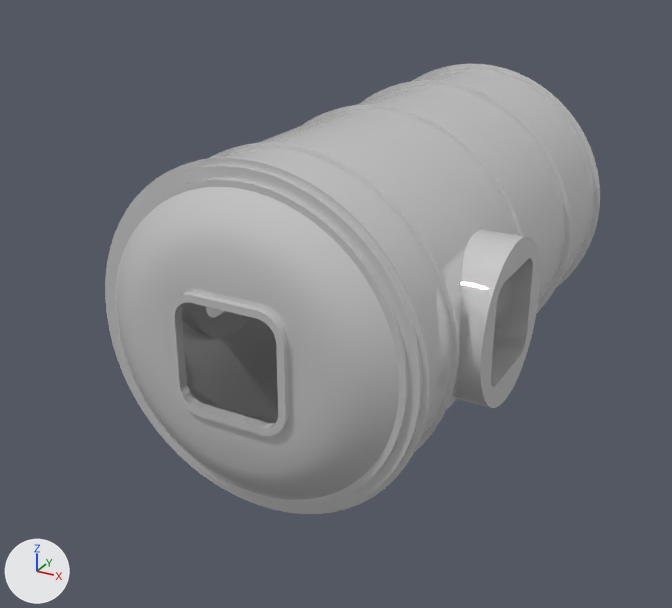
Two versions of the Blender file GatewayIHAB.blend, one commit apart.
Both versions are drawn from a 50 mm camera at (4.54, -9.5, 3.94) aimed at (-0.41, -0.5, -0.56). The axes (+X, +Y, +Z) are drawn at lower left. The lights are the same throughout. The first picture is the older version. Objects named as collision shapes, trigger or cutter boxes, shadow casters or lower levels of detail are left out.

The older version as bpy lines, for what is in view:
```python
me_cylinder_001 = bpy.data.meshes.new('Cylinder.001')
me_cylinder_001.from_pydata(...)  # 4660 vertices, 4632 faces; spans x -1.98..1.98, y -3.34..3.34, z -1.82..1.82
me_cylinder_001.polygons.foreach_set('use_smooth', [True] * 4632)
me_cylinder_001.materials.append(mat_material)  # its picture is missing
ob_ihab = bpy.data.objects.new('IHAB', me_cylinder_001)
ob_ihab.location = (0.0, 0.0, 0.0)
```
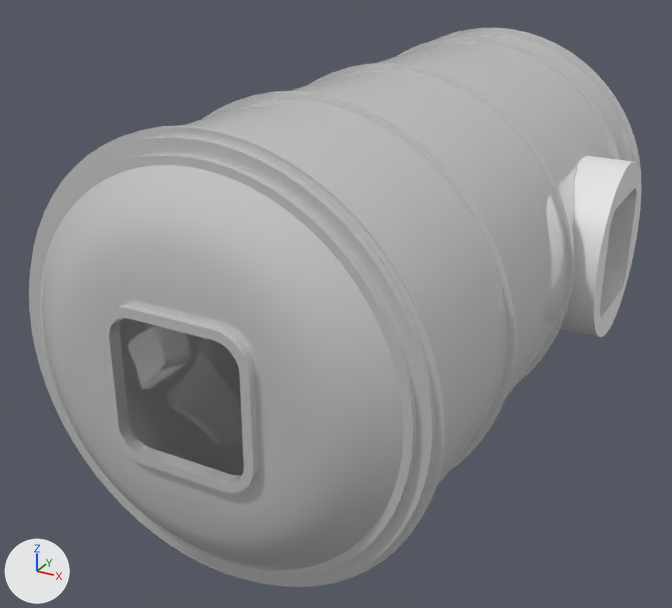
What differs and where, as boxes (x1, y1, x2, y2) in the pictures (672 x 608 px):
'IHAB', reshaped (24% wider, 24% taller): before (105, 63, 600, 514); after (29, 28, 642, 587)
'IHAB.001', added: after (560, 156, 641, 337)
part 1 of me_cylinder_001, rebuilt (24% wider, 24% taller): before (105, 63, 600, 514); after (29, 28, 642, 587)
part 2 of me_cylinder_001, deleted: before (455, 229, 540, 408)
part 3 of me_cylinder_001, deleted: before (182, 302, 250, 337)

Diff of the bpy script that builds the scene:
```diff
--- a/GatewayIHAB.blend.py
+++ b/GatewayIHAB.blend.py
@@ mat_material_001 @@
+mat_material_001 = principled_material('Material.001')
+mat_material_001.base_color = (0.8, 0.8, 0.8)  # white #e7e7e7
@@ me_cylinder_001 @@
 # used by ob_ihab; location = (0.0, 0.0, 0.0)
-me_cylinder_001.from_pydata(...)  # 4660 vertices, 4632 faces; spans x -1.98..1.98, y -3.34..3.34, z -1.82..1.82
+me_cylinder_001.from_pydata(...)  # 4116 vertices, 4124 faces; spans x -2.23..2.23, y -4.08..4.08, z -2.23..2.23
+# me_cylinder_001 part 1: the loose piece of 4116 vertices spanning x -1.82..1.82, y -3.34..3.34, z -1.82..1.82 is rebuilt with 4116 vertices and now spans x -2.23..2.23, y -4.08..4.08, z -2.23..2.23
+# me_cylinder_001 part 2: the loose piece of 272 vertices spanning x 1.42..1.98, y -2.06..-0.3, z -0.88..0.88 is deleted
+# me_cylinder_001 part 3: the loose piece of 272 vertices spanning x -1.98..-1.42, y -2.06..-0.3, z -0.88..0.88 is deleted
 me_cylinder_001.materials.append(mat_material)
@@ me_cylinder_004 @@
+me_cylinder_004.from_pydata(...)  # 272 vertices, 272 faces; spans x 1.74..2.42, y 0.37..2.51, z -1.07..1.07
+me_cylinder_004.polygons.foreach_set('use_smooth', [True] * 272)
+me_cylinder_004.materials.append(mat_material_001)  # white #e7e7e7
@@ ob_ihab_001 @@
+ob_ihab_001 = bpy.data.objects.new('IHAB.001', me_cylinder_004)
+ob_ihab_001.location = (0.0, 0.0, 0.0)
```
